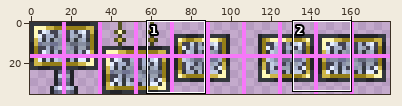
One commit to this sprite sheet: Tiles/MarbleSign.png. The picture above shows the old version from afar; the outline marks the close-up.
Close-up. Earlier state:
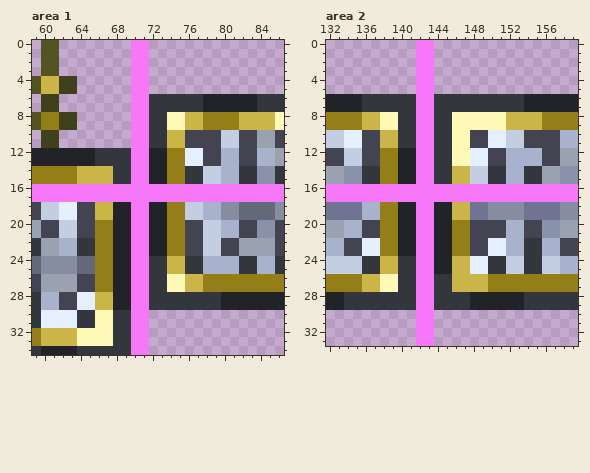
The file is 180x36 pixels. Colours within 5 levels of each other are drawn and written as one. Shown: area 1: x 59..86, y 0..34; area 2: x 132..159, y 0..33.
And afterwards:
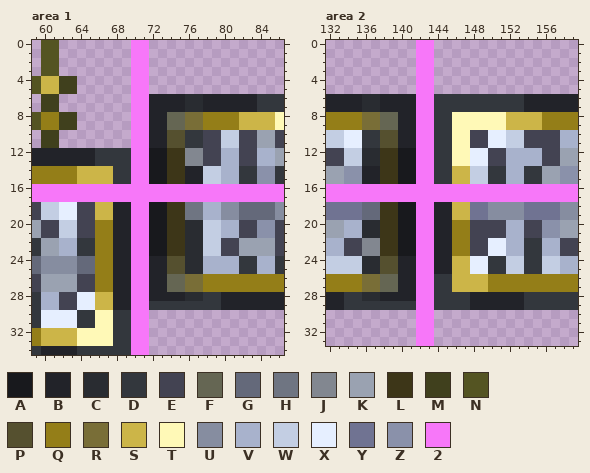
Palette (. is transparent): A #18191d  B #222329  C #292c31  D #33373d  E #434352  F #656653  G #64697a  H #6f7582  J #828790  K #9aa2b1  L #3d3618  M #40401d  N #545422  P #55502f  Q #947e18  R #796e37  S #ccb548  T #fff9b7  U #868da0  V #a8b2cc  W #c3cee3  X #e6efff  Y #707392  Z #8a91aa  2 #f777f9
From old to new:
Changed rows in their new state; - is an unchanged pixel.
Area 1:
first column x 72:
 6 BBBBCC
 7 BBBBCC
 8 BBFFRR
 9 BBFFRR
10 BBPPDD
11 BBPPDD
12 AALLJJ
13 AALLJJ
14 AALLBB
15 AALLBB
18 AALLHH
19 AALLHH
20 AALLCC
21 AALLCC
22 AALLCC
23 AALLCC
24 BBPPCC
25 BBPPCC
26 BBFFRR
27 BBFFRR
28 BBBBCC
Area 2:
first column x 136:
 6 CCBBBB
 7 CCBBBB
 8 RRFFBB
 9 RRFFBB
10 DDPPBB
11 DDPPBB
12 CCLLAA
13 CCLLAA
14 BBLLAA
15 BBLLAA
18 GGLLAA
19 GGLLAA
20 CCLLAA
21 CCLLAA
22 JJLLAA
23 JJLLAA
24 CCPPBB
25 CCPPBB
26 RRFFBB
27 RRFFBB
28 CCBBBB
